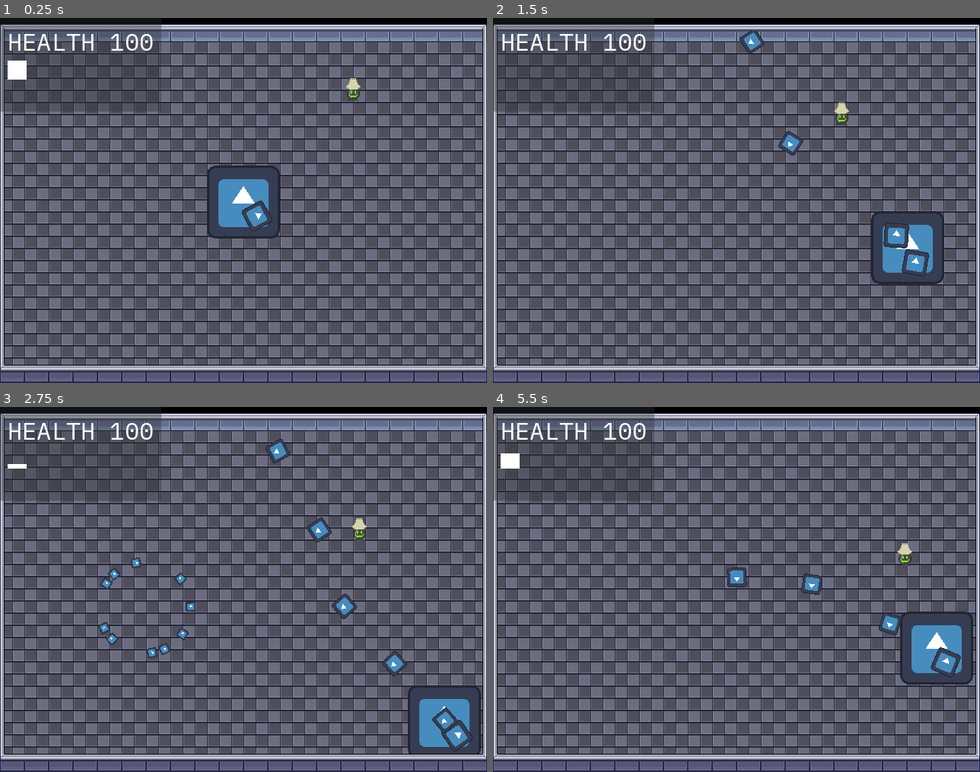
Above: before the commit, frames 1-4 (two rows, left to right).
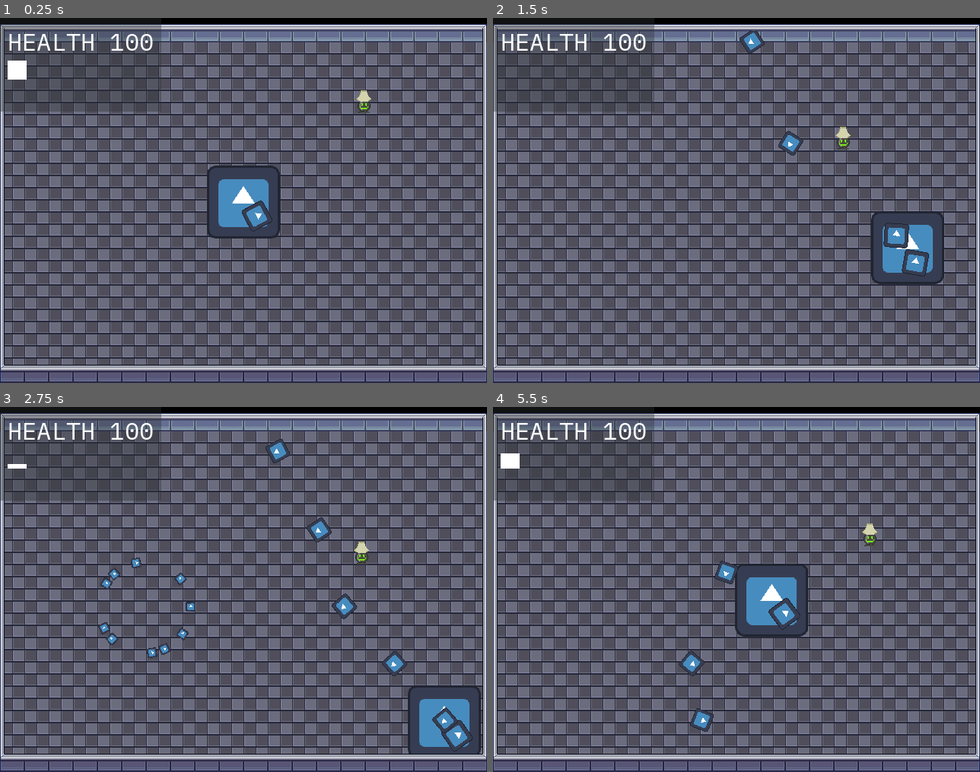
Above: after the commit, the same moments.

Repository: kevinfiddick/kill-switch
Game: Godot game, scene res://scenes/TestLevel.tscn
Same seed, same stepped clock (60 frames per second), same inputs: the game is played once before the commit and once after it. This scene is started directly instead of the project's main scene. The engine's default icon, where the game draws it, is replaced by a stand-in: a white triangle on a blue panel in a dark square.
Inputs (mouse positions are in pixels of both pictures, inside the frame that each line leads up to):
- Up to frame 1 (0.25 s): no input
- Up to frame 2 (1.5 s): move the mouse to (843, 182) at 0.52 s; press the mouse at (843, 182) at 0.53 s; hold D (right) 0.53-1.28 s; move the mouse to (639, 218) at 1.27 s; release the mouse at (639, 218) at 1.28 s; hold Down (down) from 1.28 s (still down); right-click (639, 218) at 1.35 s
- Up to frame 3 (2.75 s): move the mouse to (292, 509) at 2.02 s; release Down (down) at 2.03 s; press the mouse at (292, 509) at 2.03 s; hold D (right) from 2.03 s (still down)
- Up to frame 4 (5.5 s): move the mouse to (712, 662) at 2.77 s; release D (right) at 2.78 s; release the mouse at (712, 662) at 2.78 s; hold Up (up) 2.78-3.53 s; right-click (712, 662) at 2.85 s; move the mouse to (882, 644) at 3.52 s; press the mouse at (882, 644) at 3.53 s; hold Left (left) 3.53-5.03 s; move the mouse to (590, 534) at 4.27 s; release the mouse at (590, 534) at 4.28 s; right-click (590, 534) at 4.35 s; move the mouse to (760, 589) at 5.02 s; press the mouse at (760, 589) at 5.03 s; hold Down (down) from 5.03 s (still down)

The runs differ from the first frame. In frame 1, 0.2% of the frame differs, in the area x 70-77%, y 16-27%; in frame 2, 0.2%; in frame 3, 0.3%; in frame 4, 6.5%, in the area x 38-99%, y 31-89%.

Commit message:
stun temporarily slows enemy

Diff:
--- a/scenes/TestLevel.tscn
+++ b/scenes/TestLevel.tscn
@@ -227,5 +227,5 @@
 collision_mask = 5
 
 [node name="EnemyLamp" parent="." node_paths=PackedStringArray("player_reference") instance=ExtResource("3_tf5gl")]
-position = Vector2(469, 89)
+position = Vector2(490, 100)
 player_reference = NodePath("../Player")
--- a/scenes/weapons/primary/PrimaryProjectile.tscn
+++ b/scenes/weapons/primary/PrimaryProjectile.tscn
@@ -1,7 +1,10 @@
-[gd_scene load_steps=3 format=3 uid="uid://cqcpv4iu1qjbh"]
+[gd_scene load_steps=4 format=3 uid="uid://cqcpv4iu1qjbh"]
 
 [ext_resource type="Script" path="res://scripts/weapons/primary/PrimaryProjectile.gd" id="1_s5y8m"]
 [ext_resource type="Texture2D" uid="uid://bo7xm7gmyj48p" path="res://icon.svg" id="2_di1im"]
+
+[sub_resource type="CircleShape2D" id="CircleShape2D_c1eko"]
+radius = 12.0
 
 [node name="PrimaryProjectile" type="Node2D"]
 script = ExtResource("1_s5y8m")
@@ -9,3 +12,11 @@
 [node name="Sprite2D" type="Sprite2D" parent="."]
 scale = Vector2(0.2, 0.2)
 texture = ExtResource("2_di1im")
+
+[node name="Area2D" type="Area2D" parent="."]
+collision_mask = 4
+
+[node name="CollisionShape2D" type="CollisionShape2D" parent="Area2D"]
+shape = SubResource("CircleShape2D_c1eko")
+
+[connection signal="body_entered" from="Area2D" to="." method="_on_area_2d_body_entered"]
--- a/scripts/enemy-lamp/EnemyLamp.gd
+++ b/scripts/enemy-lamp/EnemyLamp.gd
@@ -1,10 +1,40 @@
 extends CharacterBody2D
 
 @export var player_reference : Node2D
-@export var SPEED = 30.0
+@export var SPEED = 60.0
+@export var STUN_SPEED = 30.0
+@export var HEALTH = 30.0
+@export var STUN_TIMEOUT = 2
 
+var stunned: bool = false
+var stunned_timer: Timer = null
 
 # Function to handle movement and velocity
 func movement_and_velocity(move_direction):
-	velocity = SPEED * move_direction
+	if stunned:
+		velocity = STUN_SPEED * move_direction
+	else:
+		velocity = SPEED * move_direction
 	move_and_slide()  # Apply the calculated velocity to the character\
+
+# Function for taking stun damage from player
+func take_stun_damage():
+	# Check if a timer is already running
+	if stunned_timer and stunned_timer.is_connected("timeout", _on_timer_timeout):
+		stunned_timer.disconnect("timeout", _on_timer_timeout)
+		stunned_timer.queue_free()
+
+	# Create and start a new timer
+	stunned_timer = Timer.new()
+	stunned_timer.set_one_shot(true)
+	stunned_timer.set_wait_time(STUN_TIMEOUT)
+	add_child(stunned_timer)
+	stunned_timer.start()
+	stunned_timer.connect("timeout", _on_timer_timeout)
+	stunned = true
+
+func _on_timer_timeout():
+	stunned = false
+	if stunned_timer and stunned_timer.is_connected("timeout", _on_timer_timeout):
+		stunned_timer.queue_free()
+		stunned_timer = null
--- a/scripts/weapons/primary/PrimaryProjectile.gd
+++ b/scripts/weapons/primary/PrimaryProjectile.gd
@@ -15,3 +15,9 @@
 	position += transform.x * SPEED * delta
 
 	ticks += 1
+
+
+func _on_area_2d_body_entered(body: Node2D) -> void:
+	if body.has_method("take_stun_damage"):
+		body.take_stun_damage()
+	pass # Replace with function body.
